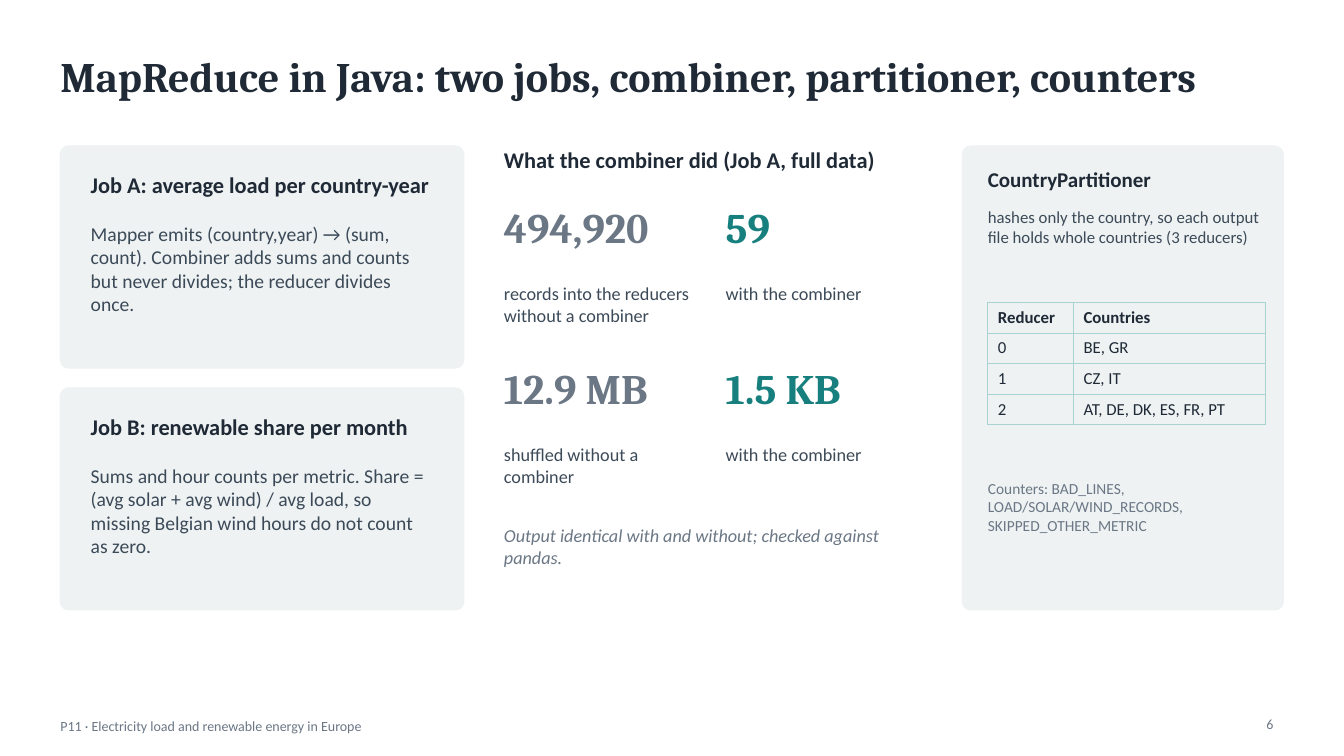
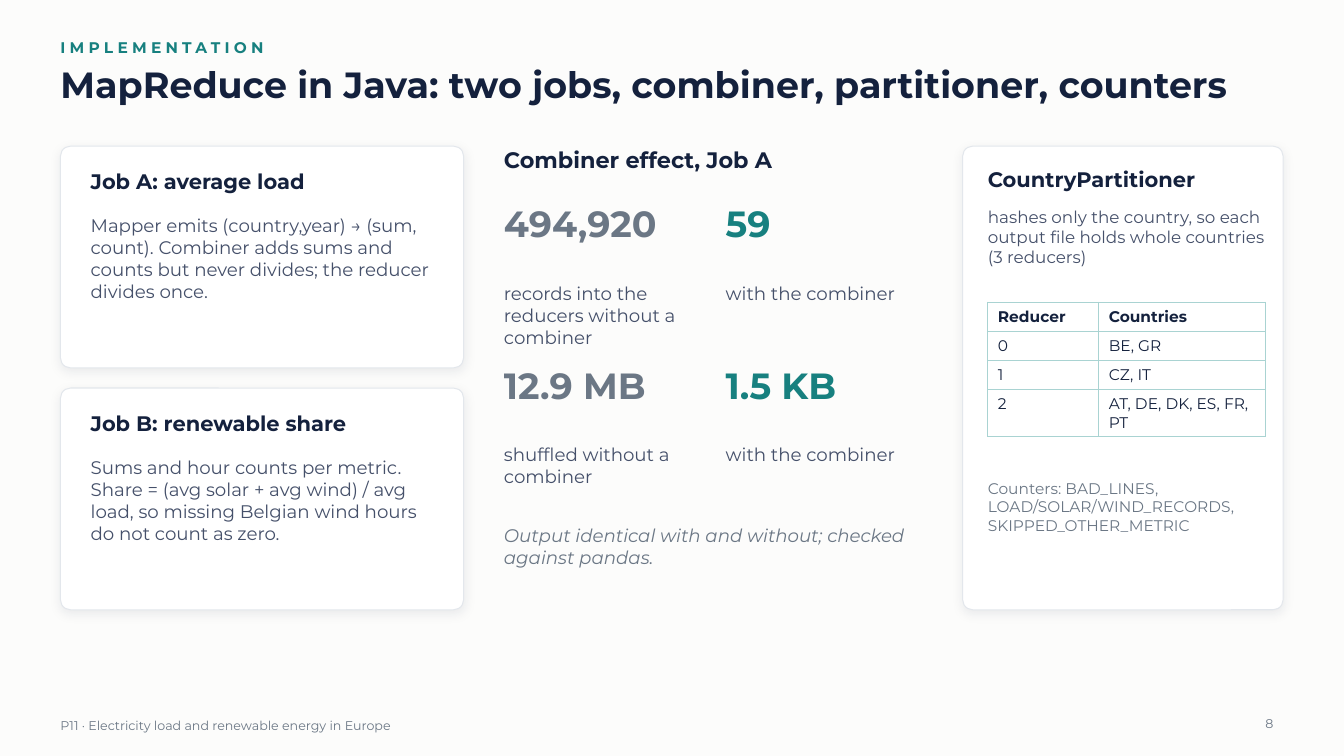
Before and after one commit to krishmungase/P11-Energy, a slide deck: slide 8 of slides/P11_Energy_Presentation.pptx (slide 6 before the commit). Drawn at 1344x756 pixels with LibreOffice and Linux fonts; fonts in the diff are those of the drawing. Boxes give left, top, right and bottom in pixels: in the first picture for what was removed or moved away, otherwise in the second. Text is boxed around its words. In the diff, an @@ line names an element or a change of style, - is before the commit and + after.

Commit message:
Slides: new design with Montserrat, section dividers and a PDF copy
- dark cover and four numbered section dividers, section label above
  each title, white cards on the same surface colour as the charts
- Montserrat for all text; the PDF has the font embedded, for PCs where
  Montserrat is not installed
- fixed text that overflowed its card with the wider font

```diff
--- a/slides/P11_Energy_Presentation.pptx
+++ b/slides/P11_Energy_Presentation.pptx
@@ background #FFFFFF to #FCFCFB @@
@@ text added at [60,42,263,53], 11 pt, text #17807F, bold @@
+IMPLEMENTATION
@@ title "MapReduce in Java: two jobs, ..." at [60,69,1227,106]: size 30 to 26 pt, font Cambria to Montserrat, text colour #1F2A36 to #14213D; vertical alignment middle to top @@
@@ fill #EEF2F3 to #FFFFFF; outline #EEF2F3 1 pt to #E3E7EC 0.75 pt; shadow on; proportions changed in 3 elements at [60,146,464,368], [60,388,464,610], [963,146,1284,610] @@
@@ text at [91,173,304,194]: text changed; size 16 to 15 pt; font Calibri to Montserrat; text colour #1F2A36 to #14213D @@
-Job A: average load per country-year
+Job A: average load
@@ text at [504,150,772,172]: text changed; font Calibri to Montserrat; text colour #1F2A36 to #14213D @@
-What the combiner did (Job A, full data)
+Combiner effect, Job A
@@ text "CountryPartitioner" at [988,170,1195,192]: font Calibri to Montserrat, text colour #1F2A36 to #14213D @@
@@ font Calibri to Montserrat, text colour #3C4A58 to #45506A in 5 elements at [504,286,676,344], [726,286,895,300], [504,447,670,483], [726,447,895,461], [988,210,1265,266] @@
@@ text "Mapper emits (country,year) → (sum, ..." at [91,218,429,298]: size 14 to 13 pt, font Calibri to Montserrat, text colour #3C4A58 to #45506A @@
@@ text "Mapper emits (country,year) → (sum, ...": place and size @@
-text "Mapper emits (country,year) → (sum, ..." at [91,227,409,311]
+text "Mapper emits (country,year) → (sum, ..." at [91,218,429,298]
@@ table at [988,302,1265,432] @@
@@ size 12 to 11 pt, font Calibri to Montserrat, text colour #1F2A36 to #14213D @@
@@ size 30 to 26 pt, font Cambria to Montserrat in 4 elements at [504,211,657,243], [726,211,771,238], [504,373,646,400], [726,373,836,400] @@
@@ text at [91,415,347,432]: text changed; size 16 to 15 pt; font Calibri to Montserrat; text colour #1F2A36 to #14213D @@
-Job B: renewable share per month
+Job B: renewable share
@@ text "Sums and hour counts per ...": place and size @@
-text "Sums and hour counts per ..." at [91,469,413,553]
+text "Sums and hour counts per ..." at [91,460,417,540]
@@ text "Sums and hour counts per ..." at [91,460,417,540]: size 14 to 13 pt, font Calibri to Montserrat, text colour #3C4A58 to #45506A @@
@@ text "Counters: BAD_LINES, LOAD/SOLAR/WIND_RECORDS, SKIPPED_OTHER_ ..." at [988,483,1234,532]: font Calibri to Montserrat @@
@@ text "Output identical with and without; ..." at [504,528,904,568]: font Calibri to Montserrat @@
@@ text "P11 · Electricity load and ..." at [60,720,391,733]: size 10 to 9 pt, font Calibri to Montserrat @@
@@ page number at [1265,719,1273,728]: text changed; size 10 to 9 pt; font Calibri to Montserrat @@
-6
+8
```
Also in this commit, not shown: 16 other slides changed, 4 slides added, 3 other files.
